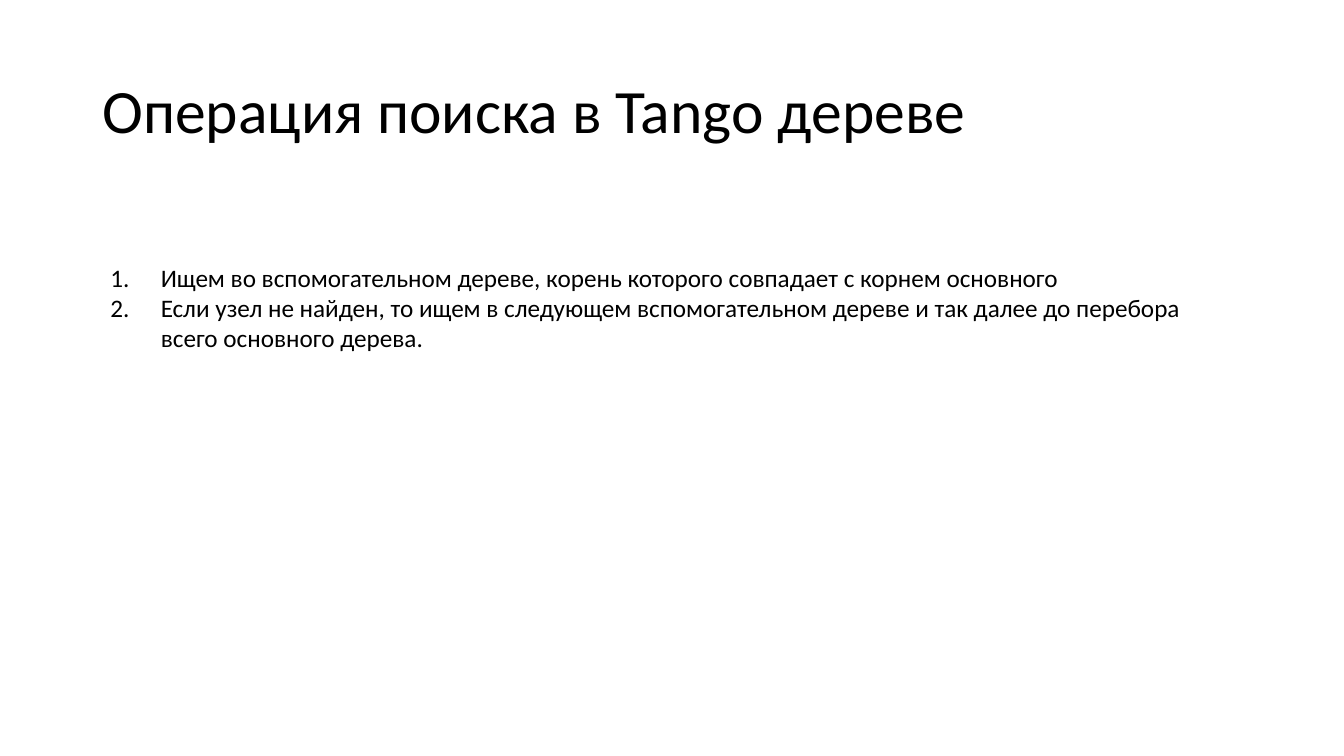
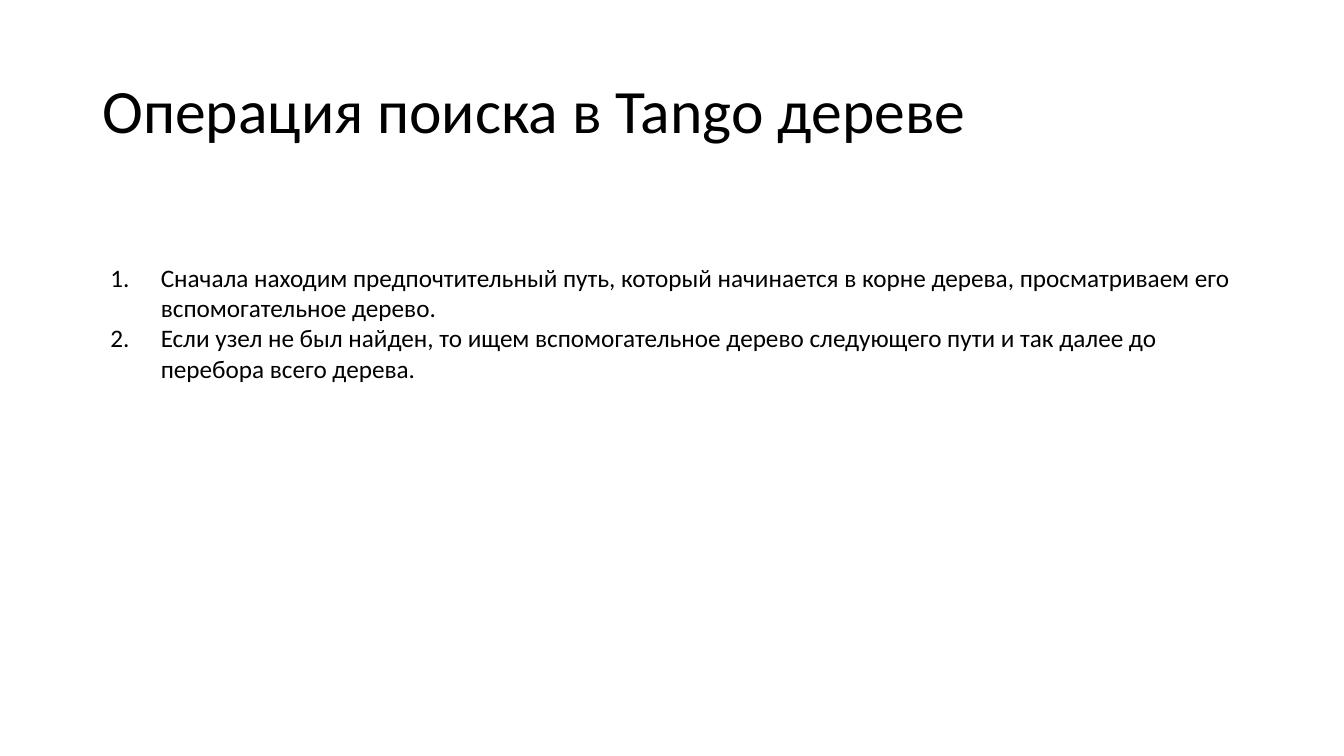
Before and after one commit to Far0ver/TangoTree, a slide deck: slide 8 of Танго дерево презентация.pptx. Drawn at 1344x756 pixels with LibreOffice and Linux fonts; fonts in the diff are those of the drawing. Boxes give left, top, right and bottom in pixels: in the first picture for what was removed or moved away, otherwise in the second. Text is boxed around its words. In the diff, an @@ line names an element or a change of style, - is before the commit and + after.

```diff
--- a/Танго дерево презентация.pptx
+++ b/Танго дерево презентация.pptx
@@ text at [161, 270, 1229, 382]: text changed @@
-1. Ищем во вспомогательном дереве, корень которого совпадает с корнем основного
-2. Если узел не найден, то ищем в следующем вспомогательном дереве и так далее до перебора всего основного дерева.
+1. Сначала находим предпочтительный путь, который начинается в корне дерева, просматриваем его вспомогательное дерево.
+2. Если узел не был найден, то ищем вспомогательное дерево следующего пути и так далее до перебора всего дерева.
```
Also in this commit, not shown: 14 other slides changed, 2 slides added, 2 slides removed, 17 other files.
